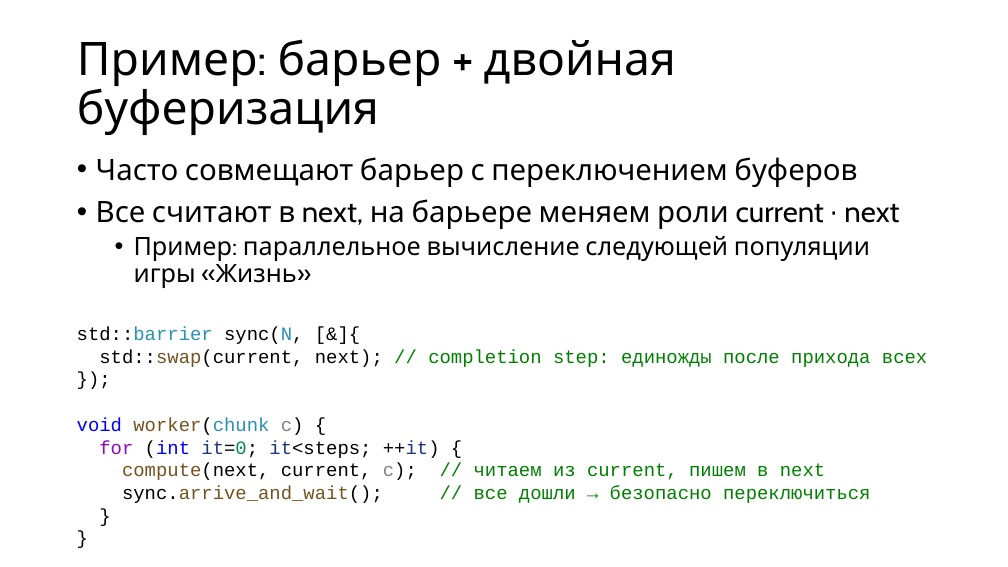
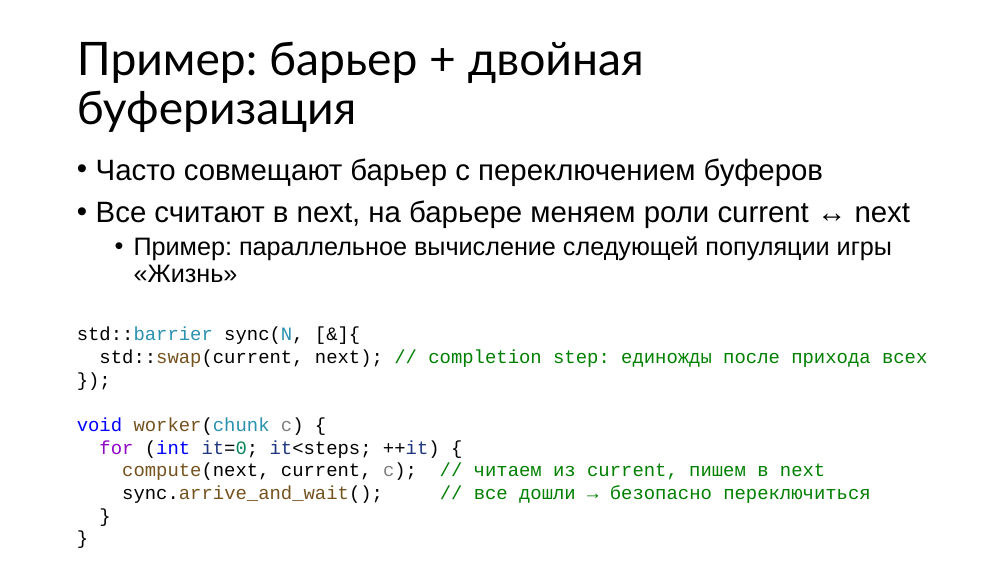
Before and after one commit to danilov0artem/OS_course, a slide deck: slide 15 of lectures/ОС лекция 7.pptx (slide 11 before the commit). Drawn at 1008x567 pixels with LibreOffice and Linux fonts; fonts in the diff are those of the drawing. Boxes give left, top, right and bottom in pixels: in the first picture for what was removed or moved away, otherwise in the second. Text is boxed around its words. In the diff, an @@ line names an element or a change of style, - is before the commit and + after.

```diff
--- a/lectures/ОС лекция 7.pptx
+++ b/lectures/ОС лекция 7.pptx
@@ title "Пример: барьер + двойная буферизация" at [77, 41, 644, 132]: font Cabin to Lato @@
@@ text "Часто совмещают барьер с переключением ..." at [96, 158, 910, 283]: font Cabin to Arial; less space between paragraphs @@
```
Also in this commit, not shown: 27 other slides changed, 6 slides added, 1 slide removed.
